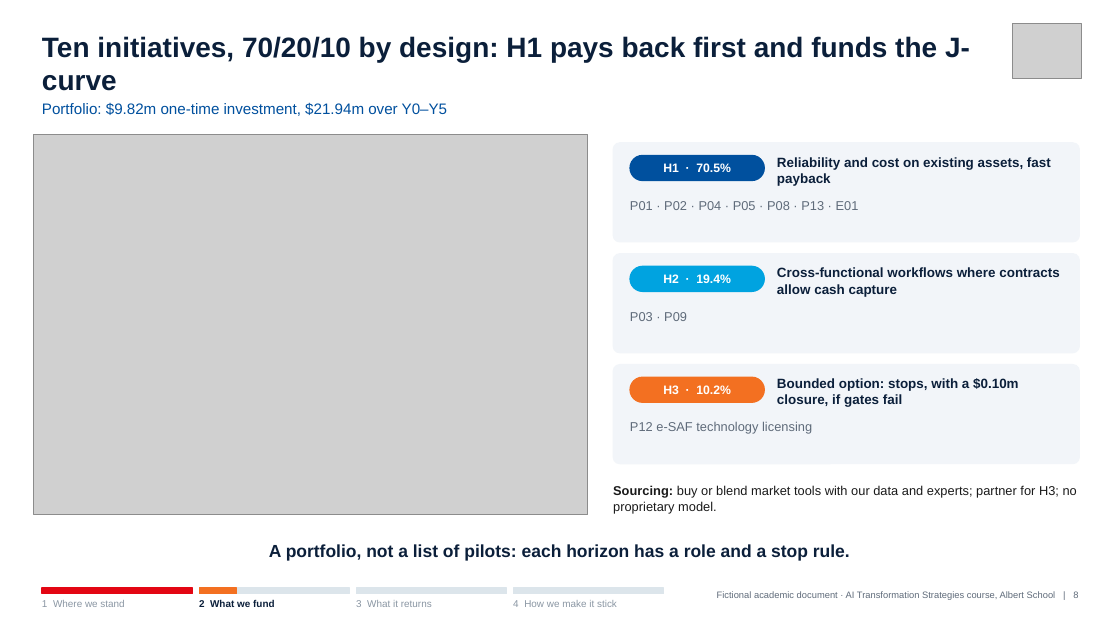
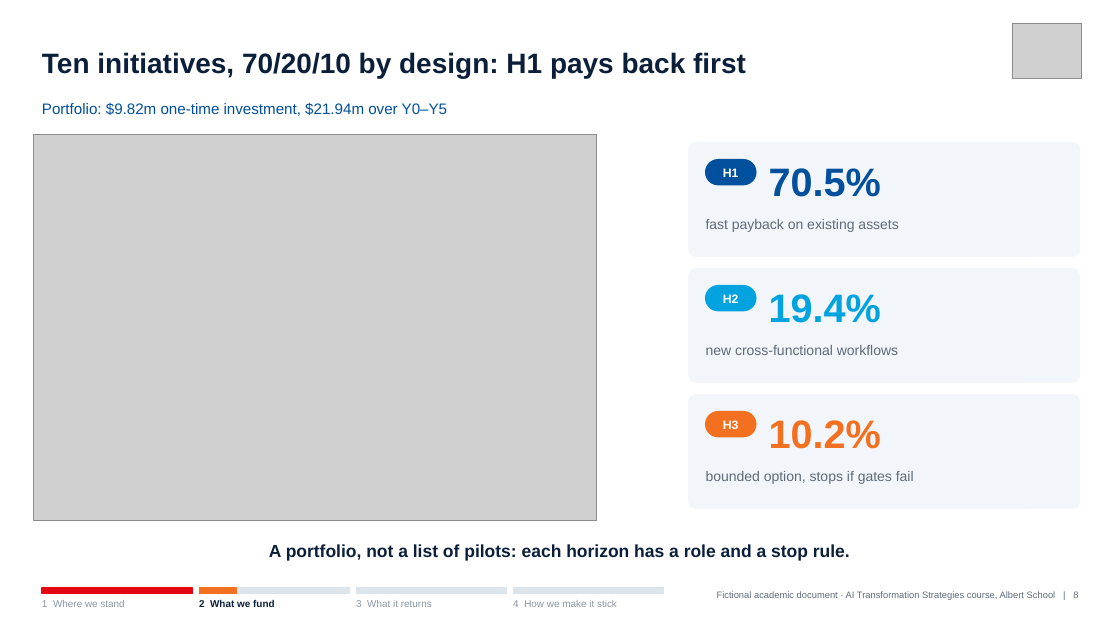
Before and after one commit to Xenodion/ai-transformations-navy, a slide deck: slide 8 of deliverables/slides/ai_strategy_deck.pptx. Drawn at 1120x630 pixels with LibreOffice and Linux fonts; fonts in the diff are those of the drawing; grey boxes stand for pictures. Boxes give left, top, right and bottom in pixels: in the first picture for what was removed or moved away, otherwise in the second. Text is boxed around its words. In the diff, an @@ line names an element or a change of style, - is before the commit and + after.

```diff
--- a/deliverables/slides/ai_strategy_deck.pptx
+++ b/deliverables/slides/ai_strategy_deck.pptx
@@ text at [42, 52, 746, 78]: text changed @@
-Ten initiatives, 70/20/10 by design: H1 pays back first and funds the J-curve
+Ten initiatives, 70/20/10 by design: H1 pays back first
@@ picture: place and size @@
-picture at [34, 134, 588, 515]
+picture at [34, 134, 597, 521]
@@ rounded rectangle: place and size @@
-rounded rectangle at [613, 143, 1080, 242]
+rounded rectangle at [689, 143, 1080, 256]
@@ rounded rectangle: place and size @@
-rounded rectangle at [630, 155, 765, 181]
+rounded rectangle at [706, 160, 756, 185]
@@ text at [723, 168, 739, 177]: text changed @@
-H1 · 70.5%
+H1
@@ text at [769, 168, 881, 197]: text changed; size 11.5 to 34 pt; text colour #0B1F3A to #00509E @@
-Reliability and cost on existing assets, fast payback
+70.5%
@@ text "70.5%" at [769, 168, 881, 197]: vertical alignment top to middle @@
@@ text at [706, 219, 898, 232]: text changed; size 11 to 12 pt @@
-P01 · P02 · P04 · P05 · P08 · P13 · E01
+fast payback on existing assets
@@ rounded rectangle: place and size @@
-rounded rectangle at [613, 254, 1080, 353]
+rounded rectangle at [689, 269, 1080, 382]
@@ rounded rectangle: place and size @@
-rounded rectangle at [630, 266, 765, 292]
+rounded rectangle at [706, 286, 756, 311]
@@ text at [723, 294, 739, 303]: text changed @@
-H2 · 19.4%
+H2
@@ text "19.4%" at [769, 294, 881, 323]: vertical alignment top to middle @@
@@ text at [769, 294, 881, 323]: text changed; size 11.5 to 34 pt; text colour #0B1F3A to #00A3E0 @@
-Cross-functional workflows where contracts allow cash capture
+19.4%
@@ text at [706, 345, 898, 355]: text changed; size 11 to 12 pt @@
-P03 · P09
+new cross-functional workflows
@@ proportions changed in 3 elements at [689, 143, 1080, 256], [689, 269, 1080, 382], [689, 395, 1080, 508] @@
@@ rounded rectangle: place and size @@
-rounded rectangle at [613, 365, 1080, 464]
+rounded rectangle at [689, 395, 1080, 508]
@@ rounded rectangle: place and size @@
-rounded rectangle at [630, 377, 765, 402]
+rounded rectangle at [706, 412, 756, 437]
@@ text removed at [630, 421, 812, 434] @@
-P12 e-SAF technology licensing
@@ text at [723, 420, 739, 429]: text changed @@
-H3 · 10.2%
+H3
@@ text added at [769, 420, 881, 449], 34 pt, text #F37021, bold @@
+10.2%
@@ text at [706, 471, 914, 484]: text changed; size 11.5 to 12 pt; text colour #0B1F3A to #5F6B7A; bold off @@
-Bounded option: stops, with a $0.10m closure, if gates fail
+bounded option, stops if gates fail
@@ text removed at [613, 485, 1077, 514] @@
-Sourcing: buy or blend market tools with our data and experts; partner for H3; no proprietary model.
```
Also in this commit, not shown: 19 other slides changed, 2 slides added, 3 other files.
